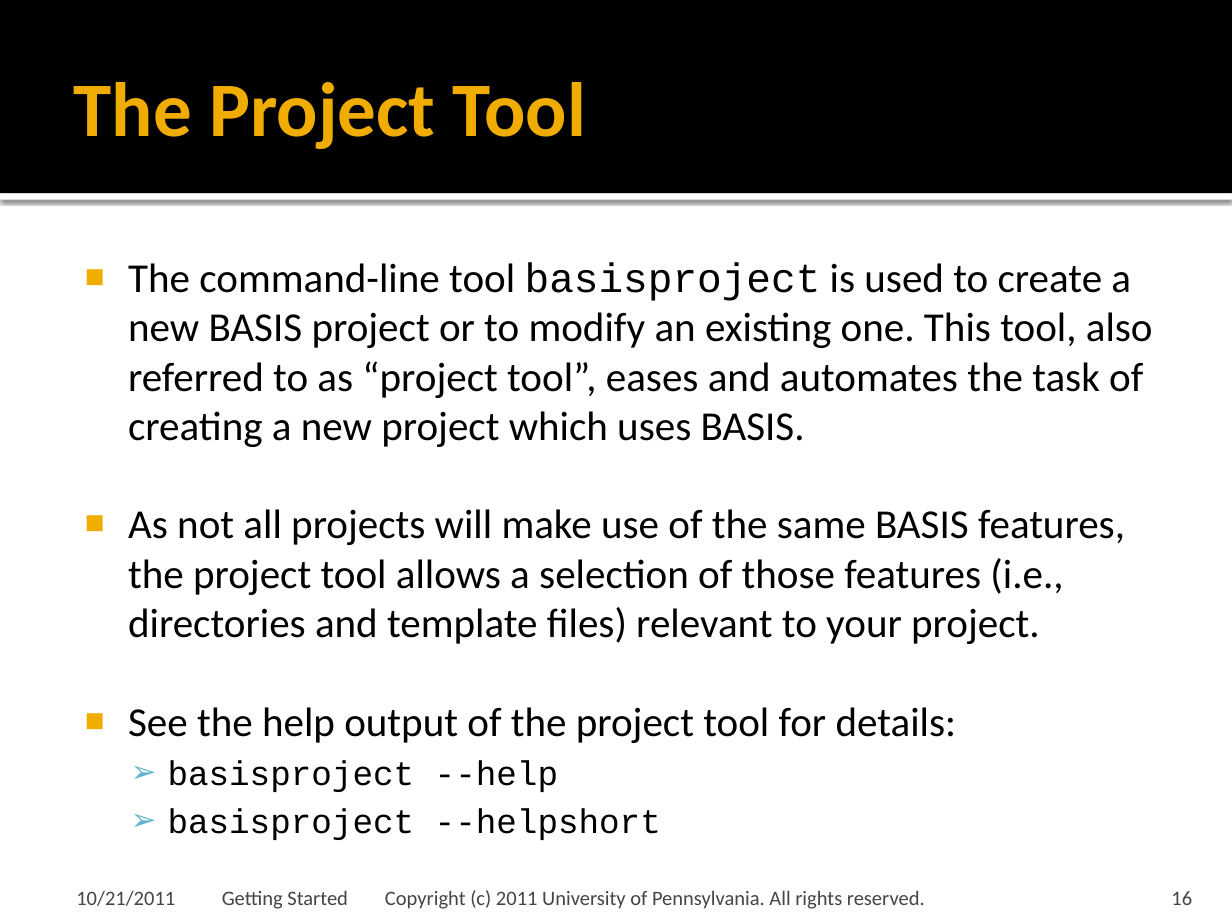
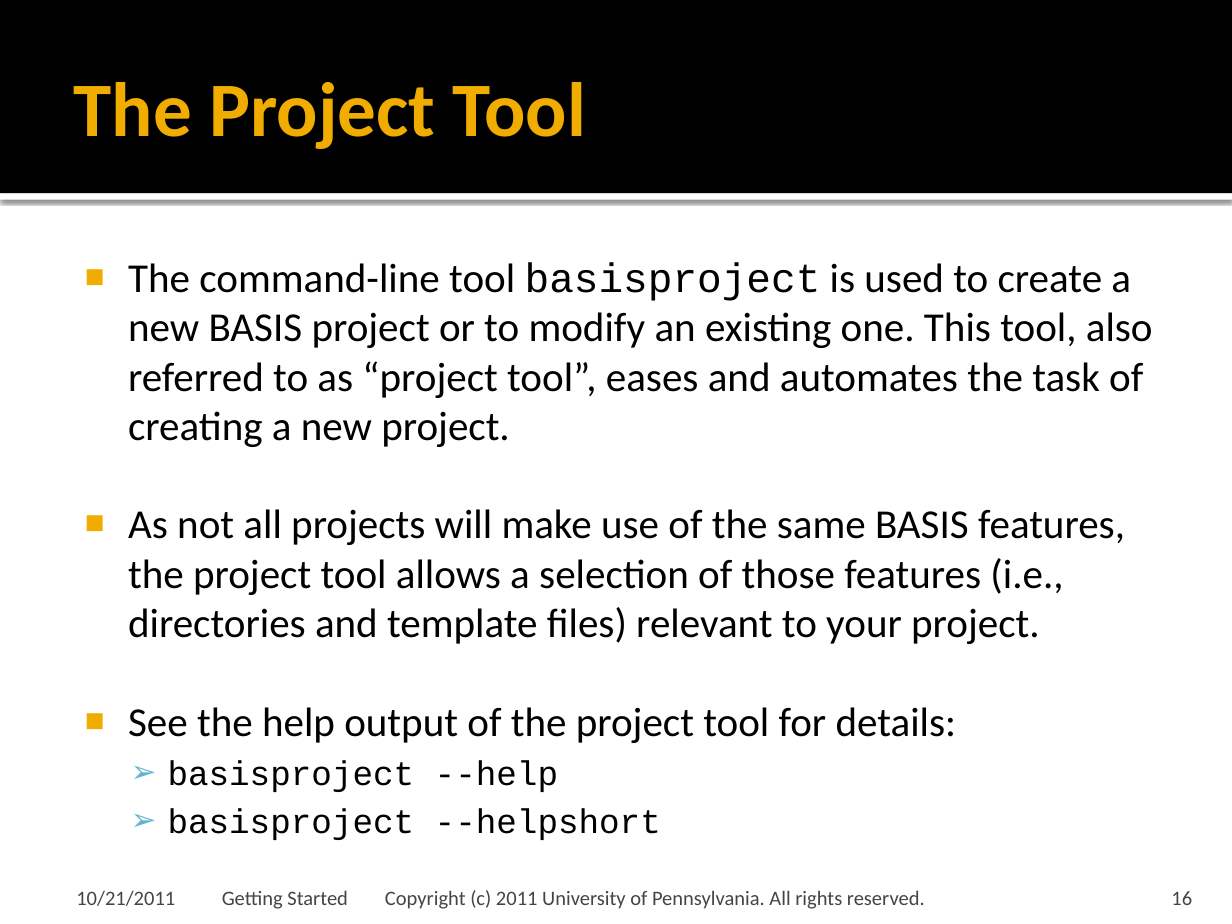
Before and after one commit to cmake-basis/legacy, a slide deck: slide 16 of doc/tutorials/02 Getting Started.pptx. Drawn at 1232x924 pixels with LibreOffice and Linux fonts; fonts in the diff are those of the drawing; background and template pictures are left out. Boxes give left, top, right and bottom in pixels: in the first picture for what was removed or moved away, otherwise in the second. Text is boxed around its words. In the diff, an @@ line names an element or a change of style, - is before the commit and + after.

Commit message:
Modified Getting Started tutorial and related source files. Changed TEMPLATE_VERSION of BASIS itself to 0.1.6, the next beta release.

```diff
--- a/doc/tutorials/02 Getting Started.pptx
+++ b/doc/tutorials/02 Getting Started.pptx
@@ text at <box>128,262,1153,447</box>: text changed @@
-■ The command-line tool basisproject is used to create a new BASIS project or to modify an existing one. This tool, also referred to as “project tool”, eases and automates the task of creating a new project which uses BASIS.
+■ The command-line tool basisproject is used to create a new BASIS project or to modify an existing one. This tool, also referred to as “project tool”, eases and automates the task of creating a new project.
```
Also in this commit, not shown: 19 other slides changed, 7 slides added, 7 other files.
